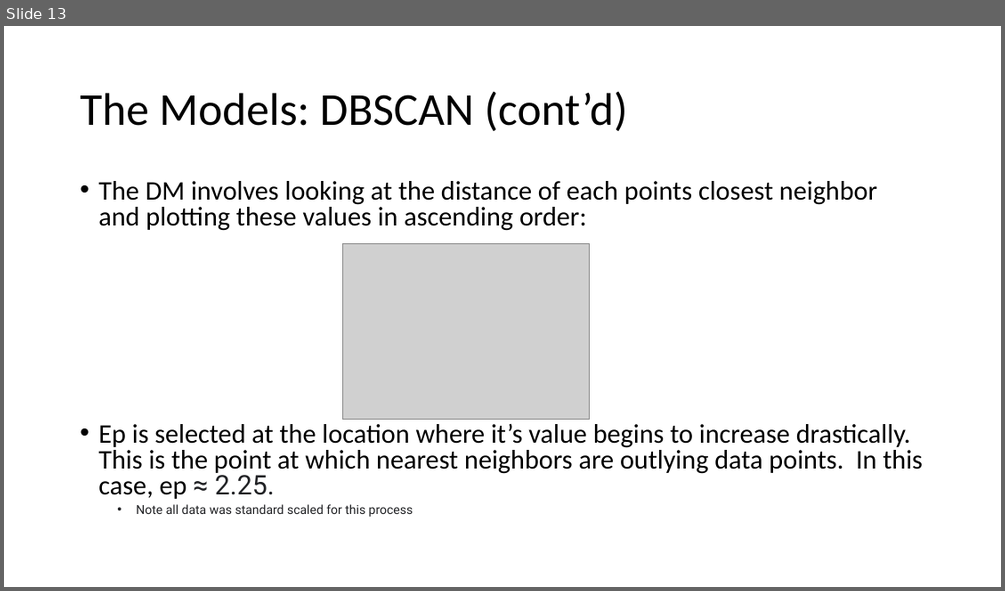
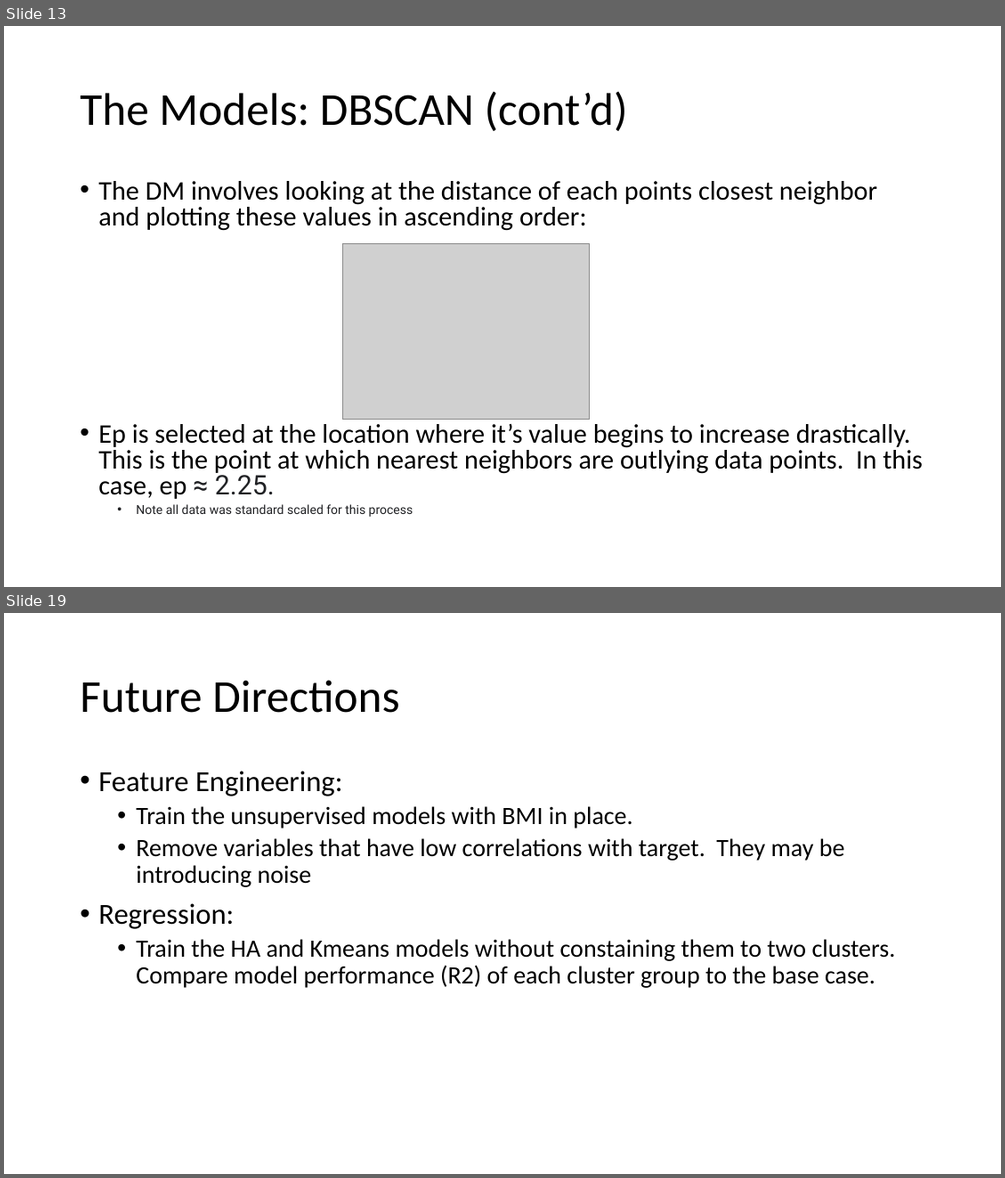
Before and after one commit to M-Matrona/IBM-Machine-Learning-Course, a slide deck: Course_4_Unsupervised_Learning/Classification_Project_Body_Fat_Prediction.pptx. Shown one above the other, each under a label of ours: slide 13 before the commit, slides 13 and 19 after it; the slides between them are not shown. The pictures are 1005x591 and 1005x1178 pixels, drawn with LibreOffice and Linux fonts; fonts in the diff are those of the drawing; grey boxes stand for pictures. Boxes give left, top, right and bottom in pixels: in the first picture for what was removed or moved away, otherwise in the second. Text is boxed around its words. In the diff, an @@ line names an element or a change of style, - is before the commit and + after.

```diff
--- a/Course_4_Unsupervised_Learning/Classification_Project_Body_Fat_Prediction.pptx
+++ b/Course_4_Unsupervised_Learning/Classification_Project_Body_Fat_Prediction.pptx
@@ slide 19 added at (4, 613, 1001, 1174), background #FFFFFF @@
@@ title added at (80, 680, 399, 713), 44 pt, text #000000 @@
+Future Directions
@@ text added at (98, 771, 896, 988), 24 pt, text #000000 @@
+• Feature Engineering:
+  • Train the unsupervised models with BMI in place.
+  • Remove variables that have low correlations with target. They may be introducing noise
+• Regression:
+  • Train the HA and Kmeans models without constaining them to two clusters. Compare model performance (R2) of each cluster group to the base case.
```
Also in this commit, not shown: 11 slides changed, 1 other slide added, 2 slides removed, 4 other files.
